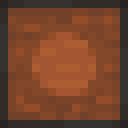
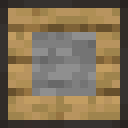
Revision of a layered 128x128 image; what changed, layer by layer:
added layer "detector" above "powered" over [32, 32, 96, 96]
added layer "Pasted Layer" above "holding copy" over [40, 40, 88, 88]
renamed "power" to "holding", hid it, painted on it over [24, 24, 104, 104]
painted on "Background" over [8, 8, 120, 120]
